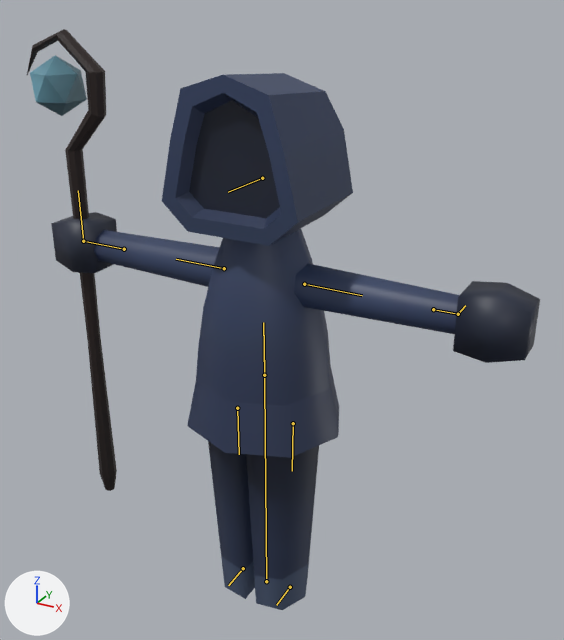
The glTF model WIP/mage.gltf as it was, and as the next commit left it.
Camera for both pictures: a camera (50 mm lens) standing at (1.14, -1.95, 2.04) and looking at (-0.11, 0.32, 0.91). The axes (+X, +Y, +Z) are drawn at lower left. The lights are the same throughout. The bones that bend it are drawn over the model as lines.

The first picture shows 'mage'.
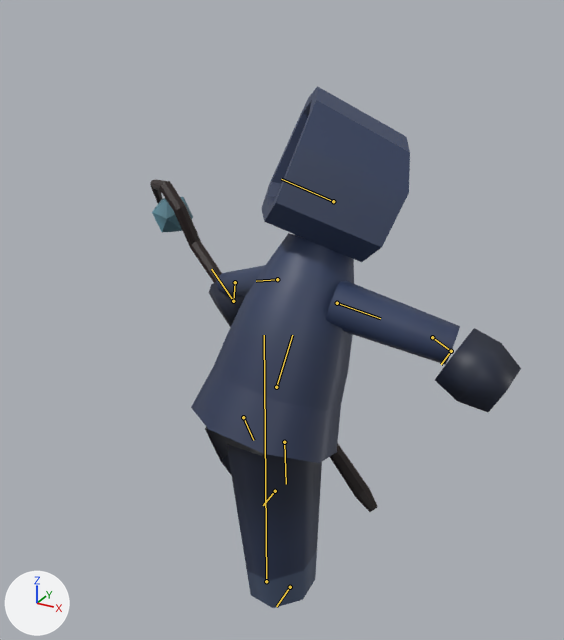
The newer file adds an action. The first version stands in its rest pose; the second is drawn at frame 2 of the action 'mage_hit'.

What differs and where, as boxes (x1, y1, x2, y2) in the pictures (564 x 640 px):
'mage', posed (28% narrower, 10% shorter)
    before: (27, 29, 540, 610)
    after: (150, 86, 521, 608)
bone 'torso', root to tip
    before: (264, 375) to (263, 322)
    after: (276, 387) to (292, 335)
bone 'head', root to tip
    before: (262, 178) to (228, 192)
    after: (333, 201) to (281, 179)
bone 'arm.L', root to tip
    before: (304, 284) to (362, 295)
    after: (337, 303) to (380, 318)
bone 'leg.L', root to tip
    before: (293, 423) to (292, 471)
    after: (284, 442) to (286, 484)
bone 'arm.R', root to tip
    before: (224, 268) to (176, 259)
    after: (277, 279) to (256, 281)
bone 'leg.R', root to tip
    before: (237, 408) to (239, 454)
    after: (243, 417) to (253, 440)
bone 'hand.L', root to tip
    before: (433, 309) to (458, 314)
    after: (432, 337) to (451, 351)
bone 'hand.R', root to tip
    before: (124, 249) to (83, 241)
    after: (235, 282) to (233, 301)

The edits, one by one:
Bone 'torso' (bone_torso) moves from (0.0, 0.0, 0.0) to (0.0, -0.084, -0.081).
Bone 'torso' (bone_torso) turns from (0, 0, 0) to (-23, -19, 0) degrees about its own x, y and z.
Bone 'head' (bone_head) turns from (0, 0, 0) to (-6, -7, 38) degrees about its own x, y and z.
Bone 'arm.L' (bone_arm_l) turns from (0, 0, 0) to (-33, -1, -2) degrees about its own x, y and z.
Bone 'arm.L' (bone_arm_l) is rescaled from (1.0, 1.0, 1.0) to (1.12, 0.79, 1.12).
Bone 'leg.L' (bone_leg_l) turns from (0, 0, 0) to (24, 1, -2) degrees about its own x, y and z.
Bone 'leg.L' (bone_leg_l) is rescaled from (1.0, 1.0, 1.0) to (1.06, 0.9, 1.06).
Bone 'arm.R' (bone_arm_r) turns from (0, 0, 0) to (-26, 3, 12) degrees about its own x, y and z.
Bone 'arm.R' (bone_arm_r) is rescaled from (1.0, 1.0, 1.0) to (0.89, 1.27, 0.89).
Bone 'leg.R' (bone_leg_r) turns from (0, 0, 0) to (50, -8, 17) degrees about its own x, y and z.
Bone 'leg.R' (bone_leg_r) is rescaled from (1.0, 1.0, 1.0) to (1.01, 0.98, 1.01).
Bone 'hand.L' (bone_hand_l) moves from (0.0, 0.0, 0.0) to (0.188, -0.062, -0.217).
Bone 'hand.L' (bone_hand_l) turns from (0, 0, 0) to (1, -79, -28) degrees about its own x, y and z.
Bone 'hand.R' (bone_hand_r) moves from (0.0, 0.0, 0.0) to (-0.291, -0.086, -0.555).
Bone 'hand.R' (bone_hand_r) turns from (0, 0, 0) to (-34, 14, 51) degrees about its own x, y and z.
